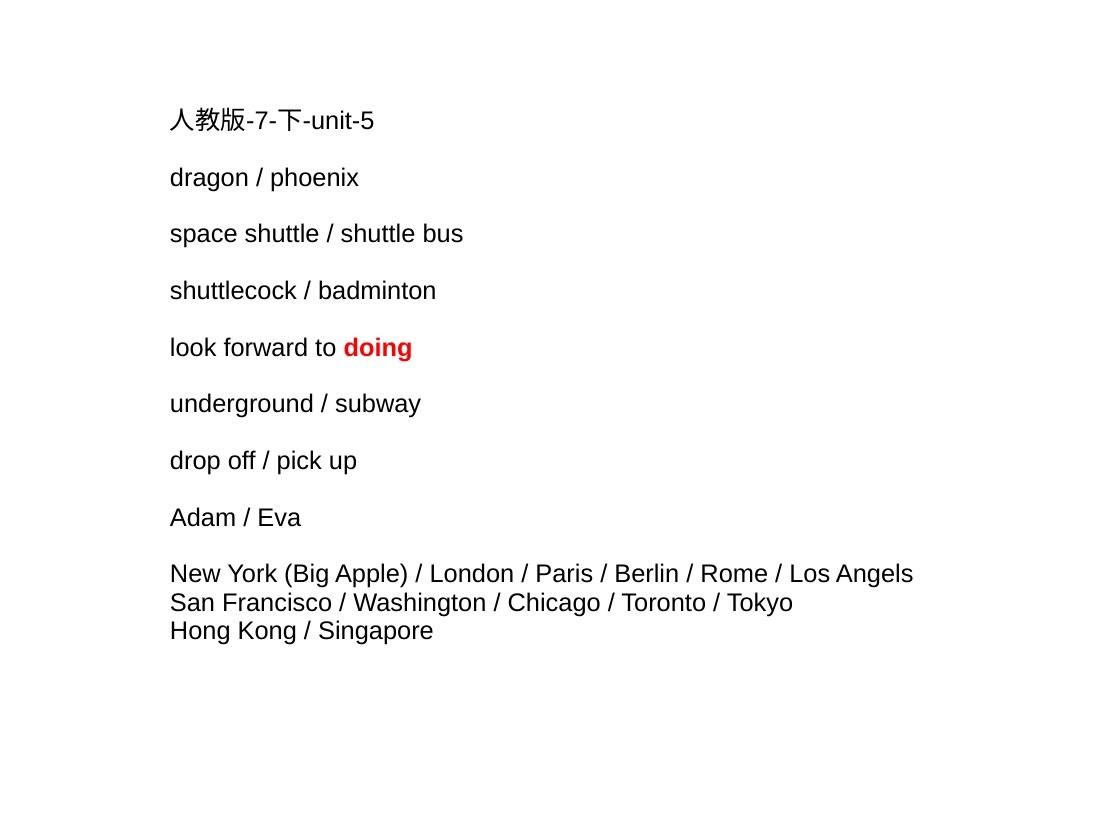
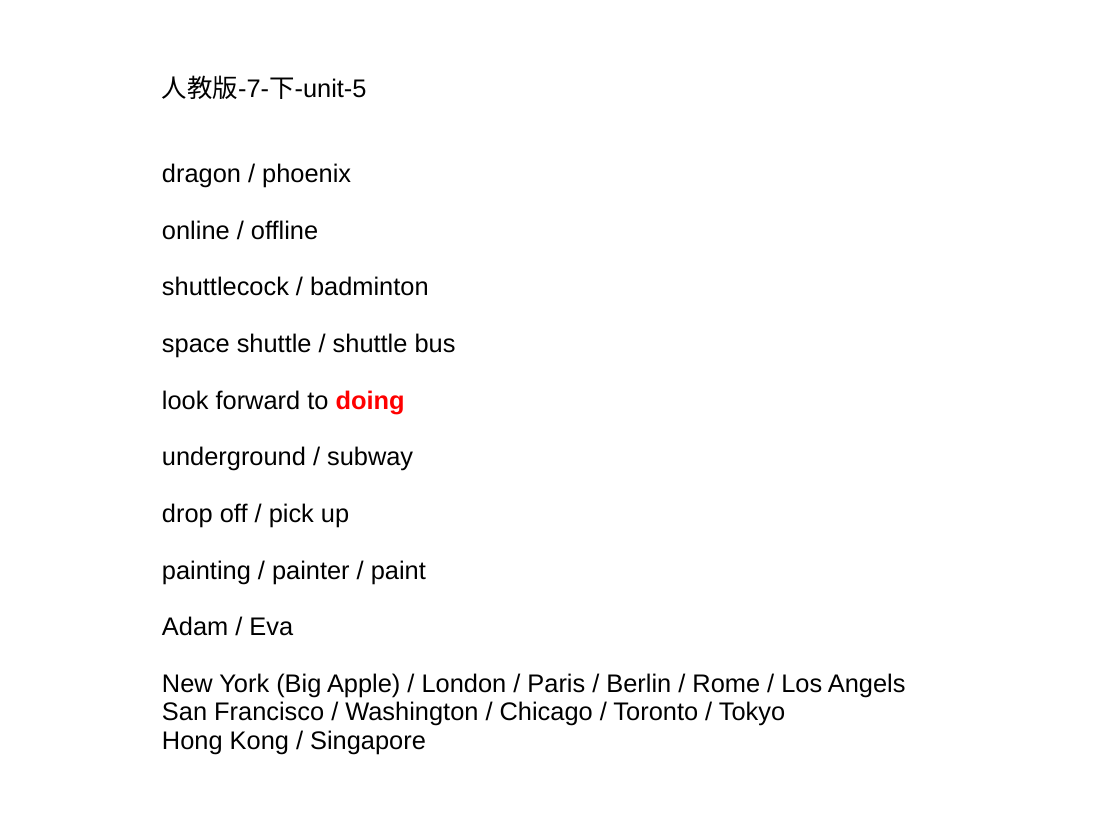
Before and after one commit to ericzhang/english-math, a slide deck: slide 1 of english/grade-7-下/7下英语人教版-unit-5-words.ppt. Drawn at 1120x840 pixels with LibreOffice and Linux fonts; fonts in the diff are those of the drawing. Boxes give left, top, right and bottom in pixels: in the first picture for what was removed or moved away, otherwise in the second. Text is boxed around its words. In the diff, an @@ line names an element or a change of style, - is before the commit and + after.

```diff
--- a/english/grade-7-下/7下英语人教版-unit-5-words.ppt
+++ b/english/grade-7-下/7下英语人教版-unit-5-words.ppt
@@ text "人教版-7-下-unit-5" moved from (x1=170, y1=107, x2=914, y2=645) to (x1=162, y1=75, x2=906, y2=754) @@
@@ text at (x1=162, y1=220, x2=429, y2=296): paragraphs added @@
+online / offline
+shuttlecock / badminton
@@ text at (x1=170, y1=280, x2=437, y2=300): paragraph removed @@
-shuttlecock / badminton
@@ text at (x1=162, y1=560, x2=426, y2=584): paragraph added @@
+painting / painter / paint
```
Also in this commit, not shown: 35 other files.
